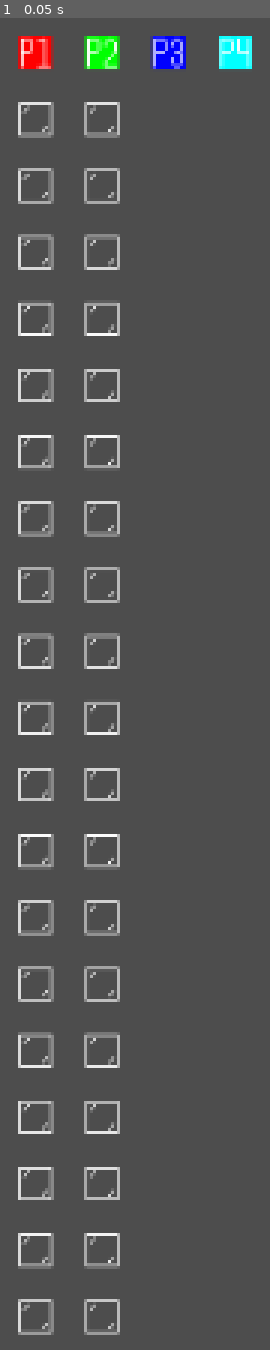
Above: before the commit, frame 1.
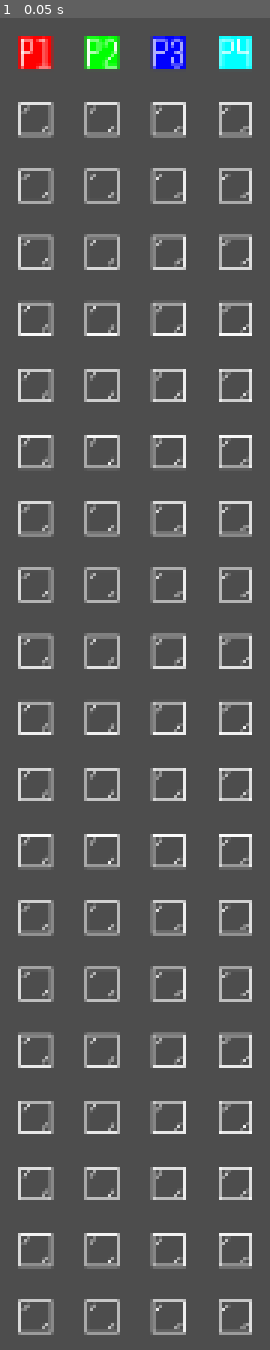
Above: after the commit, the same moment.

Repository: TheRoadstr/rapid-fields
Game: Godot game, scene res://scenes/main.tscn
Same seed, same stepped clock (60 frames per second), same inputs: the game is played once before the commit and once after it.
Inputs:
- Up to frame 1 (0.05 s): no input

The runs differ from the first frame. In frame 1, 5.4% of the frame differs, in the area x 55-94%, y 6-99%.

Commit message:
prevented players from skipping rows

Diff:
--- a/scripts/main.gd
+++ b/scripts/main.gd
@@ -19,7 +19,7 @@
 var bunny_alive = [mad_alive, homeless_alive, crazy_alive, ribbit_alive]
 
 var game_over = false
-var difficulty = 2
+var difficulty = 0
 
 var glass = []
 var dangers = []
@@ -89,7 +89,7 @@
 			if bunny_alive[index]:
 				await wait_for_click()
 				clicking = false
-				if click in glass:
+				if click in glass and click[1] == bunny_coords[index][1] + 2:
 					player_layer.erase_cell(Vector2i(bunny_coords[index][0], bunny_coords[index][1]))
 					bunny_coords[index][0] = click[0]
 					bunny_coords[index][1] = click[1]
